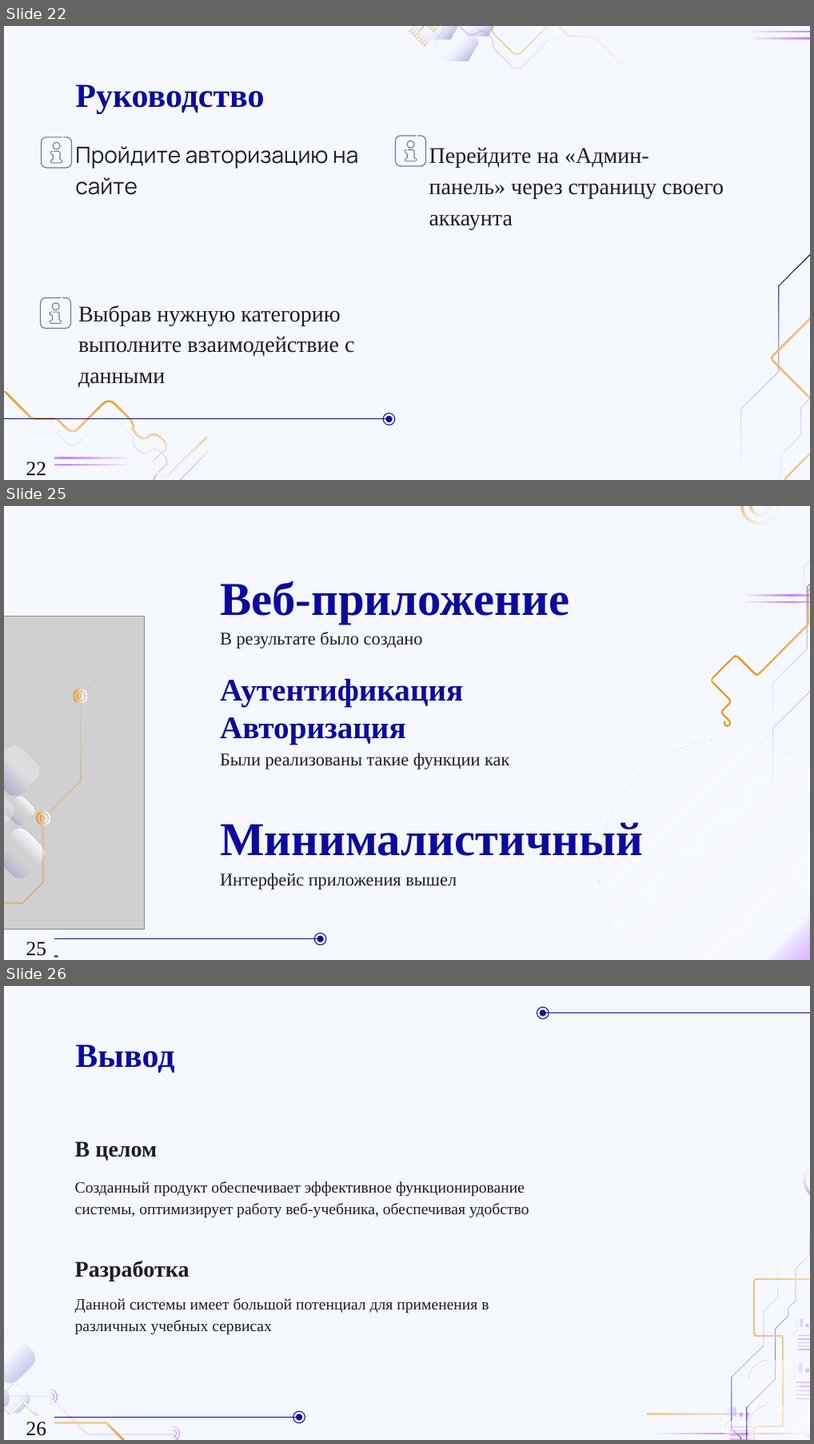
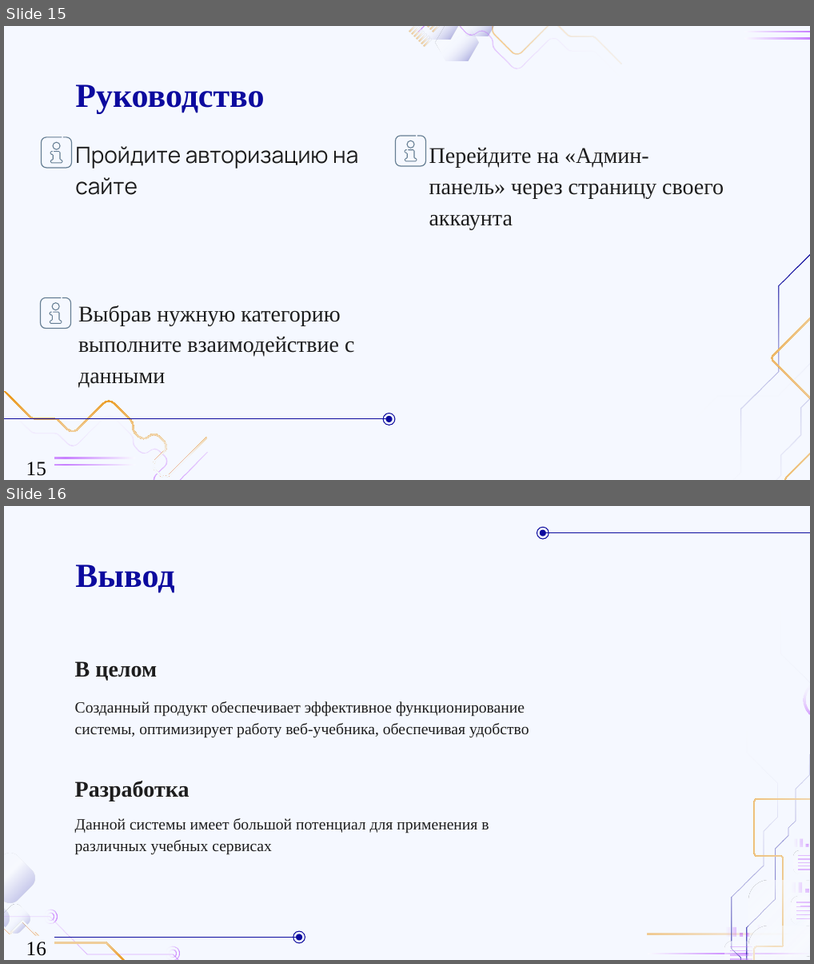
Before and after one commit to ahkaz-dev/jsHelper, a slide deck: Презентация.pptx. Shown one above the other, each under a label of ours: slides 22, 25 and 26 before the commit, slides 15 and 16 after it; the slides between them are not shown. The pictures are 814x1444 and 814x964 pixels, drawn with LibreOffice and Linux fonts; fonts in the diff are those of the drawing; grey boxes stand for pictures; background and template pictures are left out. Boxes give left, top, right and bottom in pixels: in the first picture for what was removed or moved away, otherwise in the second. Text is boxed around its words. In the diff, an @@ line names an element or a change of style, - is before the commit and + after.

```diff
--- a/Презентация.pptx
+++ b/Презентация.pptx
@@ slide 25 removed at (4, 506, 810, 960), background #F5F8FF @@
@@ group removed at (634, 506, 810, 822): 4 freeform shapes @@
@@ freeform shape removed at (741, 506, 780, 524) @@
@@ freeform shape removed at (750, 506, 771, 517) @@
@@ title removed at (220, 581, 570, 624) @@
-Веб-приложение
@@ freeform shape removed at (742, 601, 810, 602) @@
@@ freeform shape removed at (742, 594, 810, 595) @@
@@ subtitle removed at (220, 632, 423, 648) @@
-В результате было создано
@@ group removed at (4, 664, 113, 913): 5 freeform shapes @@
@@ title removed at (220, 678, 463, 744) @@
-Аутентификация
-Авторизация
@@ ellipse removed at (599, 739, 810, 960) @@
@@ subtitle removed at (220, 752, 510, 769) @@
-Были реализованы такие функции как
@@ group removed at (4, 616, 144, 929): 4 freeform shapes, 1 picture @@
@@ title removed at (220, 822, 643, 856) @@
-Минималистичный
@@ subtitle removed at (220, 872, 457, 889) @@
-Интерфейс приложения вышел
@@ page number removed at (4, 935, 54, 959) @@
-25
@@ ellipse removed at (314, 932, 326, 944) @@
@@ ellipse removed at (317, 935, 323, 941) @@
@@ line removed from (4, 938) to (318, 938) @@
@@ page number removed at (26, 941, 46, 956) @@
-25
@@ what was slide 22 is now slide 15 @@
@@ page number at (26, 461, 46, 476): text changed @@
-22
+15
@@ what was slide 26 is now slide 16 @@
@@ page number at (26, 941, 46, 956): text changed @@
-26
+16
```
Also in this commit, not shown: 5 slides changed, 9 other slides removed.
